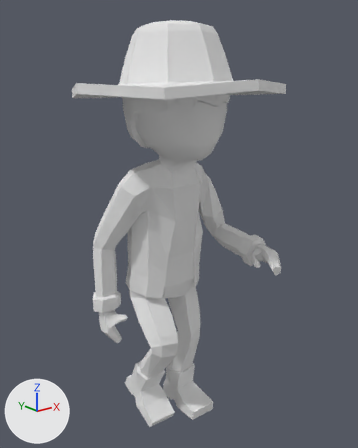
An edit to the Blender file OutofLight/Assets/Graphics/PlayerCharacter/Dave - Blend/Dave eGEN.blend, drawn before and after from the same camera.
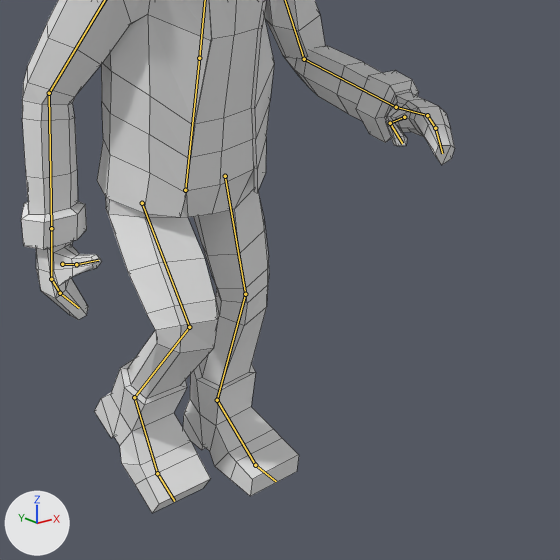
There are two pictures of each version: one whole from a 50 mm lens placed at (-1.051, -1.424, 1.347), pointed at (0.026, -0.076, 0.808), one close up on the part from 23% to 91% of the width and 46% to 100% of the height. Lighting does not change. The marker at lower left points along +X, +Y and +Z. Both versions are drawn at frame 14 of the action 'Walk.001'; the numbers are the values there. The bones that bend it are drawn over the model as lines in the close-ups. The close-ups show mesh edges as thin lines.

The first close-up shows 'Character'.
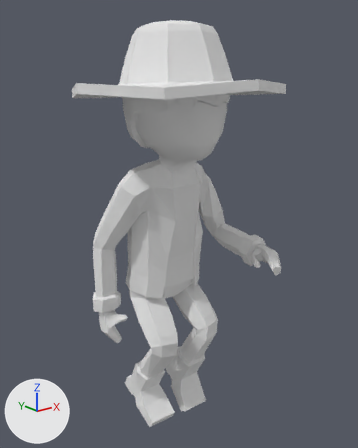
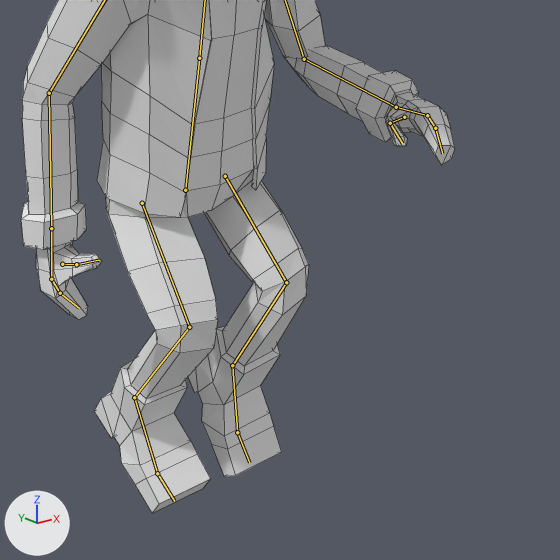
Where the change shows, as pixel boxes (x1, y1, x2, y2) in the close-ups (560 x 560 px):
'Character', posed
    both: (21, 0, 455, 513)

The change in detail:
Bone 'Leg Control.L' (bone_leg_control_l) moves from (0.0, 0.0, 0.0) to (0.0, 0.0, 1.58).
Bone 'Leg Control.L' (bone_leg_control_l) turns from (0, 0, 0) to (-49, 0, 0) degrees about its own x, y and z.
